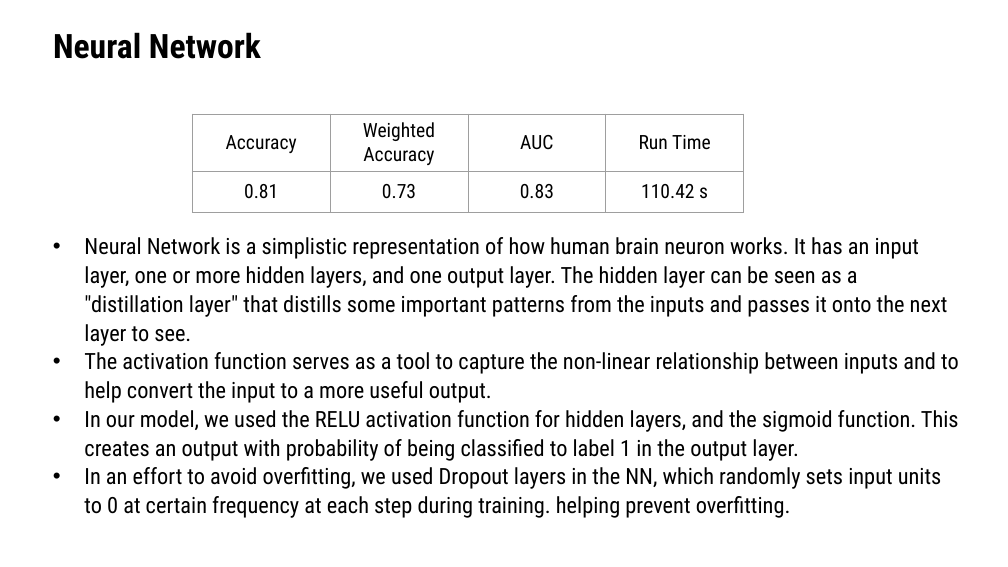
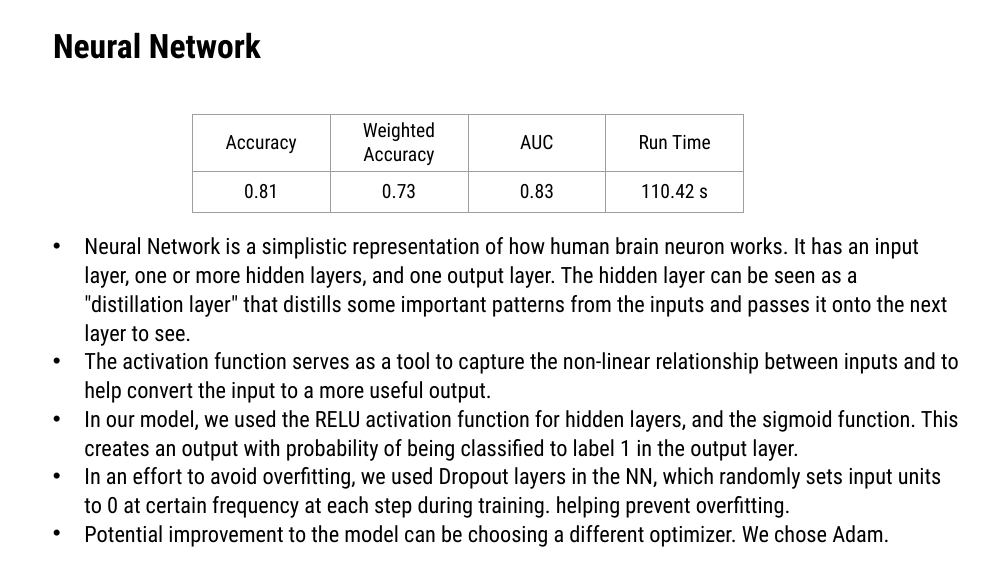
Before and after one commit to TZstatsADS/Fall2020-Project3-group5, a slide deck: slide 12 of doc/presentation.pptx. Drawn at 1008x567 pixels with LibreOffice and Linux fonts; fonts in the diff are those of the drawing; background and template pictures are left out. Boxes give left, top, right and bottom in pixels: in the first picture for what was removed or moved away, otherwise in the second. Text is boxed around its words. In the diff, an @@ line names an element or a change of style, - is before the commit and + after.

```diff
--- a/doc/presentation.pptx
+++ b/doc/presentation.pptx
@@ text at (84, 525, 889, 547): paragraph added @@
+• Potential improvement to the model can be choosing a different optimizer. We chose Adam.
```
Also in this commit, not shown: 2 other slides changed, 1 slide removed, 1 other file.
